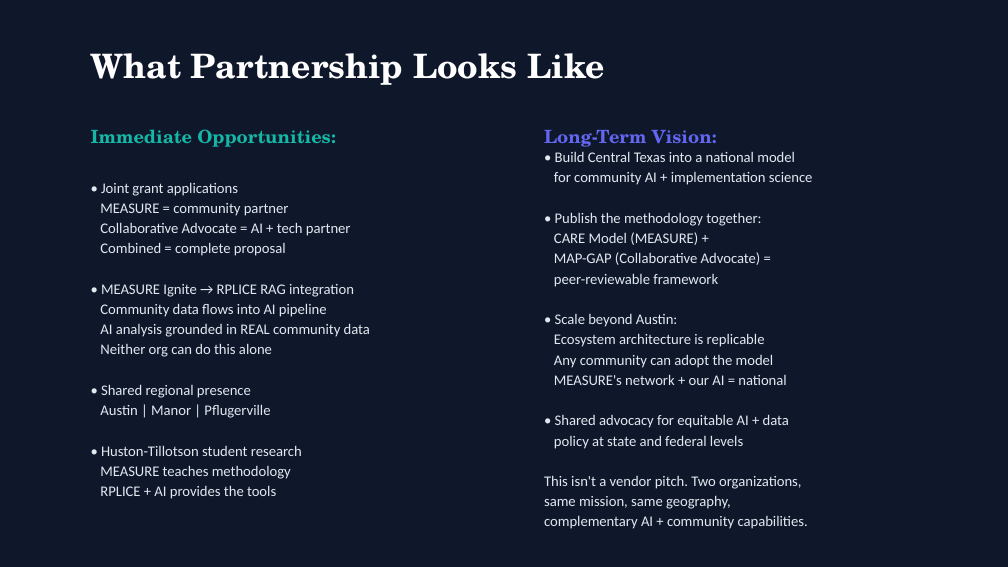
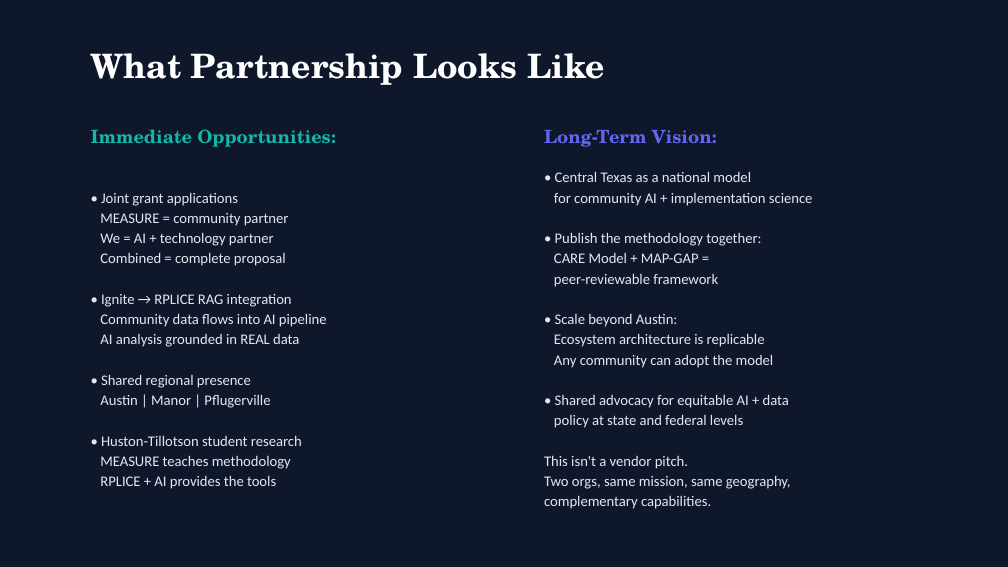
Before and after one commit to mrterryflood-ui/Thriveup, a slide deck: slide 11 of attached_assets/ThriveUp_RPLICE_MEASURE_Improved.pptx (slide 12 before the commit). Drawn at 1008x567 pixels with LibreOffice and Linux fonts; fonts in the diff are those of the drawing. Boxes give left, top, right and bottom in pixels: in the first picture for what was removed or moved away, otherwise in the second. Text is boxed around its words. In the diff, an @@ line names an element or a change of style, - is before the commit and + after.

```diff
--- a/attached_assets/ThriveUp_RPLICE_MEASURE_Improved.pptx
+++ b/attached_assets/ThriveUp_RPLICE_MEASURE_Improved.pptx
@@ text at (555, 171, 751, 182): text changed @@
-• Build Central Texas into a national model
+• Central Texas as a national model
@@ text at (100, 232, 274, 246): text changed @@
-Collaborative Advocate = AI + tech partner
+We = AI + technology partner
@@ text at (554, 253, 699, 263): text changed @@
-CARE Model (MEASURE) +
-MAP-GAP (Collaborative Advocate) =
+CARE Model + MAP-GAP =
@@ text at (101, 294, 292, 307): text changed @@
-• MEASURE Ignite → RPLICE RAG integration
+• Ignite → RPLICE RAG integration
@@ text at (100, 334, 299, 347): text changed @@
-AI analysis grounded in REAL community data
-Neither org can do this alone
+AI analysis grounded in REAL data
@@ text at (554, 374, 786, 385): paragraph removed @@
-MEASURE's network + our AI = national
@@ text at (544, 455, 791, 509): text changed @@
-This isn't a vendor pitch. Two organizations,
-same mission, same geography,
-complementary AI + community capabilities.
+This isn't a vendor pitch.
+Two orgs, same mission, same geography,
+complementary capabilities.
```
Also in this commit, not shown: 9 other slides changed, 2 slides added, 2 slides removed, 2 other files.
